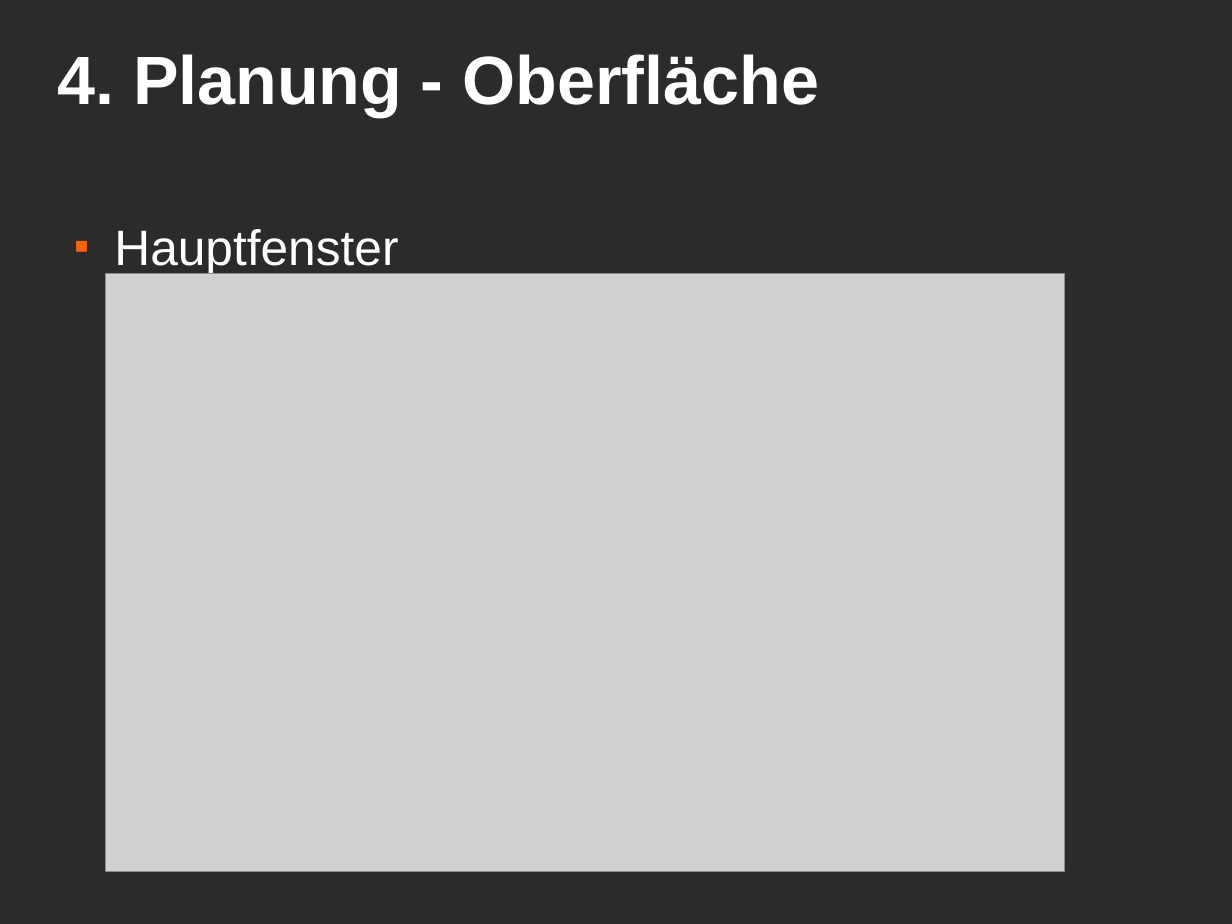
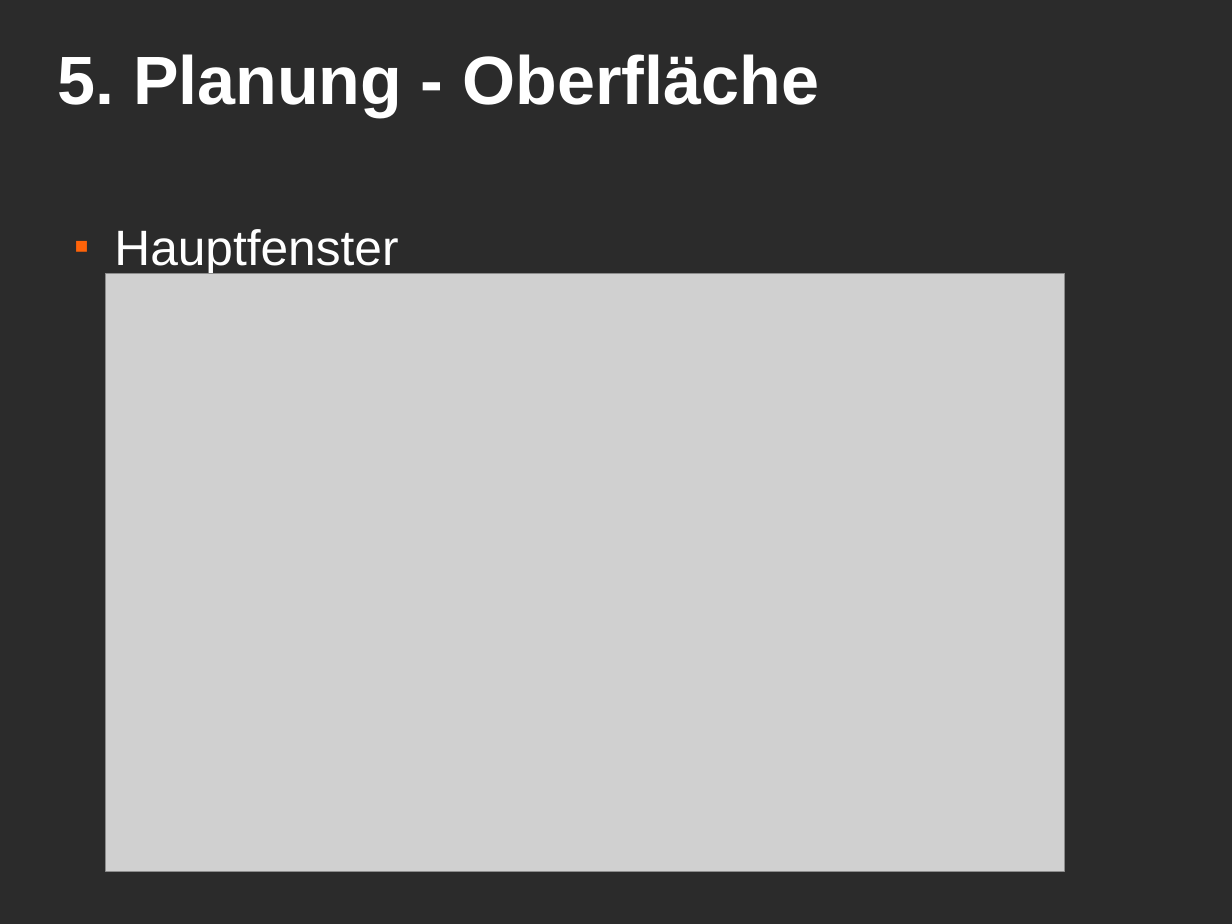
Before and after one commit to MacMuffin/Geldverleih, a slide deck: slide 7 of Geldverleih/geldverleih_präsi.odp (slide 6 before the commit). Drawn at 1232x924 pixels with LibreOffice and Linux fonts; fonts in the diff are those of the drawing; grey boxes stand for pictures; background and template pictures are left out; a plain dark background stands for a picture behind light text. Boxes give left, top, right and bottom in pixels: in the first picture for what was removed or moved away, otherwise in the second. Text is boxed around its words. In the diff, an @@ line names an element or a change of style, - is before the commit and + after.

```diff
--- a/Geldverleih/geldverleih_präsi.odp
+++ b/Geldverleih/geldverleih_präsi.odp
@@ title at box(57, 54, 819, 117): text changed @@
-4. Planung - Oberfläche
+5. Planung - Oberfläche
```
Also in this commit, not shown: 4 other slides changed, 1 slide added.
